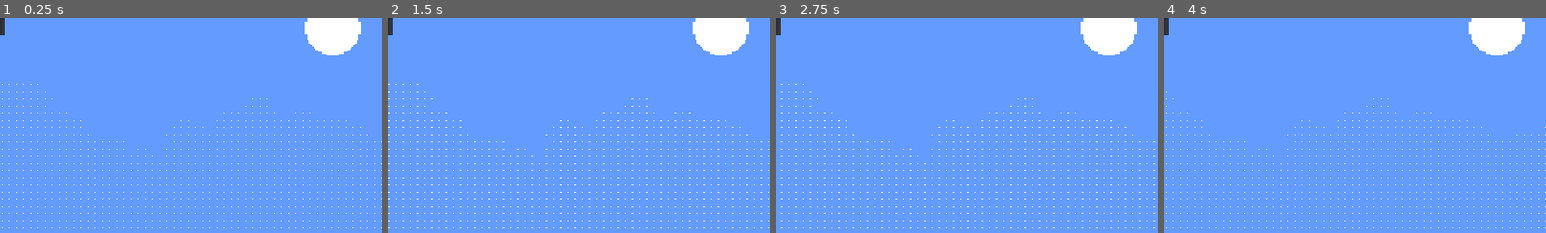
Above: before the commit, frames 1-4 (left to right).
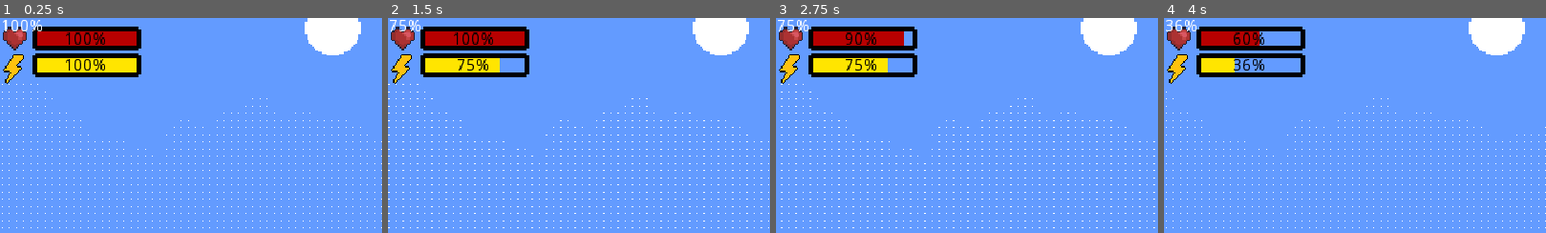
Above: after the commit, the same moments.

Repository: pixelmaster909/SURVIVE
Game: Godot game, scene res://Node2D.tscn
The game is run twice, just before and just after one commit, with the same random seed, the same clock (stepped at 60 frames per second) and the same inputs. The engine's default icon, where the game draws it, is replaced by a stand-in: a white triangle on a blue panel in a dark square.
Inputs (mouse positions are % of the whole screen's width and height, from its top left):
- Up to frame 1 (0.25 s): no input
- Up to frame 2 (1.5 s): move the mouse to (72, 45) at 0.52 s; hold F (block) 0.53-1.28 s; hold D (right) from 0.53 s (still down); tap Space (jump) at 0.77 s; tap Shift (roll) at 0.8, 1.35 s; tap Enter at 1.25 s; move the mouse to (30, 55) at 1.27 s
- Up to frame 3 (2.75 s): tap Space (jump) at 1.52 s; tap J at 1.55 s; move the mouse to (60, 28) at 2.02 s; release D (right) at 2.03 s; hold A (left) from 2.03 s (still down); hold J from 2.03 s (still down); tap H at 2.3 s
- Up to frame 4 (4 s): move the mouse to (45, 70) at 2.77 s; release A (left) at 2.78 s; release J at 2.78 s; hold D (right) from 2.78 s (still down); tap H at 2.85 s; tap Space (jump) at 3.02, 3.77 s; tap F (block) at 3.05 s; move the mouse to (80, 65) at 3.52 s; hold F (block) from 3.53 s (still down); tap Shift (roll) at 3.8 s
The pictures show only the part of the screen within x 0-50%, y 0-50%; the shares and areas given below are measured in that part.

The runs differ from the first frame. In frame 1, 7.4% of the frame differs, in the area x 0-37%, y 0-31%; in frame 2, 6.9%; in frame 3, 6.8%; in frame 4, 5.7%.
Error before the commit: Invalid set index 'max_value' (on base: 'null instance') with value of type 'int'. (res://HUD.gd:9)

Commit message:
added an actually working stamina and health bar

Diff:
--- /dev/null
+++ b/DamageIndicator.gd
@@ -0,0 +1,15 @@
+extends Label
+
+func _ready():
+	# Setup the animation
+	var tween = $Tween
+	var target_pos = rect_position + Vector2(rand_range(-20, 20), -50) # Float up and slightly random
+
+	# Animate position (Floating up)
+	tween.interpolate_property(self, "rect_position", rect_position, target_pos, 0.5, Tween.TRANS_QUART, Tween.EASE_OUT)
+	# Animate transparency (Fading out)
+	tween.interpolate_property(self, "modulate:a", 1.0, 0.0, 0.5, Tween.TRANS_LINEAR, Tween.EASE_IN, 0.2)
+
+	tween.start()
+	yield(tween, "tween_all_completed")
+	queue_free() # Delete itself when done
--- a/HUD.gd
+++ b/HUD.gd
@@ -6,14 +6,16 @@
 
 func _ready():
 	# Set the max values based on player stats
-	health_bar.max_value = 100
-	stamina_bar.max_value = 100
+	#health_bar.max_value = 100
+	#stamina_bar.max_value = 100
 
 	# Initialize the bars at full
-	health_bar.value = 100
-	stamina_bar.value = 100
+	#health_bar.value = 100
+	#stamina_bar.value = 100
+	pass
 
 # Call this from your player script
 func update_ui(current_hp, current_stamina):
-	health_bar.value = current_hp
-	stamina_bar.value = current_stamina
+	#health_bar.value = current_hp
+	#stamina_bar.value = current_stamina
+	pass
--- /dev/null
+++ b/HealthUI.gd
@@ -0,0 +1,22 @@
+extends Control
+
+onready var bar = $TextureRect/ProgressBar
+onready var label = $TextureRect/Label
+
+func _ready():
+	var player = get_tree().get_nodes_in_group("player")[0]
+
+	# Use the variables we defined in Player.gd
+	bar.max_value = player.max_health
+	bar.value = player.health
+
+	player.connect("health_changed", self, "_on_health_changed")
+	_update_label(player.health)
+
+func _on_health_changed(new_health):
+	bar.value = new_health
+	_update_label(new_health)
+
+func _update_label(val):
+	var percent = (float(val) / bar.max_value) * 100
+	label.text = str(stepify(percent, 1)) + "%"
--- a/Node2D.tscn
+++ b/Node2D.tscn
@@ -12,9 +12,14 @@
 [ext_resource path="res://assets/backgrounds/background 1/4.png" type="Texture" id=10]
 [ext_resource path="res://assets/backgrounds/background 1/2.png" type="Texture" id=11]
 [ext_resource path="res://icon.png" type="Texture" id=12]
+[ext_resource path="res://HealthUI.gd" type="Script" id=13]
+[ext_resource path="res://assets/Health&Stamina/Red/Border.png" type="Texture" id=14]
 [ext_resource path="res://assets/backgrounds/background 1/3.png" type="Texture" id=15]
 [ext_resource path="res://assets/backgrounds/background 1/6.png" type="Texture" id=16]
+[ext_resource path="res://assets/Tiny RPG Character Asset Pack v1.03 -Free Soldier&Orc/hearts.png" type="Texture" id=17]
 [ext_resource path="res://HUD.gd" type="Script" id=18]
+[ext_resource path="res://StaminaUI.gd" type="Script" id=19]
+[ext_resource path="res://assets/Tiny RPG Character Asset Pack v1.03 -Free Soldier&Orc/pixil-frame-0(2).png" type="Texture" id=20]
 
 [sub_resource type="Animation" id=1]
 resource_name = "GoToNight"
@@ -242,6 +247,30 @@
 
 [sub_resource type="RectangleShape2D" id=3]
 
+[sub_resource type="StyleBoxFlat" id=5]
+bg_color = Color( 0.721569, 0, 0, 1 )
+
+[sub_resource type="StyleBoxFlat" id=6]
+bg_color = Color( 0.6, 0.6, 0.6, 0 )
+
+[sub_resource type="AtlasTexture" id=7]
+atlas = ExtResource( 17 )
+region = Rect2( 1, 2, 14, 13 )
+
+[sub_resource type="AtlasTexture" id=8]
+atlas = ExtResource( 14 )
+region = Rect2( 95, 20, 50, 9 )
+
+[sub_resource type="StyleBoxFlat" id=9]
+bg_color = Color( 1, 0.898039, 0, 1 )
+
+[sub_resource type="StyleBoxFlat" id=10]
+bg_color = Color( 0.6, 0.6, 0.6, 0 )
+
+[sub_resource type="AtlasTexture" id=11]
+atlas = ExtResource( 14 )
+region = Rect2( 95, 20, 50, 9 )
+
 [node name="Node2D" type="Node2D"]
 
 [node name="ParallaxBackground" type="ParallaxBackground" parent="."]
@@ -359,14 +388,85 @@
 layer = 100
 script = ExtResource( 18 )
 
-[node name="Control" type="Control" parent="HUD"]
+[node name="HealthUI" type="Control" parent="HUD"]
 margin_right = 40.0
 margin_bottom = 40.0
-
-[node name="HealthBar" type="ProgressBar" parent="HUD/Control"]
-margin_right = 4.0
+script = ExtResource( 13 )
+
+[node name="TextureRect" type="TextureRect" parent="HUD/HealthUI"]
+margin_right = 40.0
+margin_bottom = 40.0
+expand = true
+
+[node name="ProgressBar" type="ProgressBar" parent="HUD/HealthUI/TextureRect"]
+margin_left = 27.0
+margin_top = 11.0
+margin_right = 116.0
+margin_bottom = 25.0
+custom_colors/font_color = Color( 0, 0, 0, 1 )
+custom_colors/font_color_shadow = Color( 0, 0, 0, 1 )
+custom_styles/fg = SubResource( 5 )
+custom_styles/bg = SubResource( 6 )
+step = 1.0
+
+[node name="TextureRect" type="TextureRect" parent="HUD/HealthUI/TextureRect/ProgressBar"]
+margin_left = -25.0
+margin_top = -4.0
+margin_right = -5.0
+margin_bottom = 16.0
+texture = SubResource( 7 )
+expand = true
+
+[node name="TextureRect2" type="TextureRect" parent="HUD/HealthUI/TextureRect/ProgressBar"]
+margin_top = -4.0
+margin_right = 91.0
+margin_bottom = 16.0
+texture = SubResource( 8 )
+expand = true
+
+[node name="Label" type="Label" parent="HUD/HealthUI/TextureRect"]
+visible = false
+margin_left = 2.0
+margin_top = 10.0
+margin_right = 42.0
+margin_bottom = 24.0
+custom_colors/font_color = Color( 0, 0, 0, 1 )
+text = "100%"
+
+[node name="StaminaUI" type="Control" parent="HUD"]
+margin_right = 40.0
+margin_bottom = 40.0
+script = ExtResource( 19 )
+
+[node name="TextureRect" type="TextureRect" parent="HUD/StaminaUI"]
+margin_right = 40.0
+margin_bottom = 40.0
+
+[node name="ProgressBar" type="ProgressBar" parent="HUD/StaminaUI/TextureRect"]
+margin_left = 27.0
+margin_top = 33.0
+margin_right = 116.0
+margin_bottom = 47.0
+custom_colors/font_color = Color( 0, 0, 0, 1 )
+custom_styles/fg = SubResource( 9 )
+custom_styles/bg = SubResource( 10 )
+step = 1.0
+
+[node name="TextureRect" type="TextureRect" parent="HUD/StaminaUI/TextureRect/ProgressBar"]
+margin_left = -35.0
+margin_top = -10.0
+margin_right = 5.0
+margin_bottom = 30.0
+texture = ExtResource( 20 )
+expand = true
+
+[node name="TextureRect2" type="TextureRect" parent="HUD/StaminaUI/TextureRect/ProgressBar"]
+margin_top = -4.0
+margin_right = 91.0
+margin_bottom = 16.0
+texture = SubResource( 11 )
+expand = true
+
+[node name="Label" type="Label" parent="HUD/StaminaUI/TextureRect"]
+margin_right = 40.0
 margin_bottom = 14.0
-
-[node name="StaminaBar" type="ProgressBar" parent="HUD/Control"]
-margin_right = 4.0
-margin_bottom = 14.0
--- /dev/null
+++ b/StaminaUI.gd
@@ -0,0 +1,21 @@
+extends Control
+
+onready var bar = $TextureRect/ProgressBar
+onready var label = $TextureRect/Label
+
+func _ready():
+	var player = get_tree().get_nodes_in_group("player")[0]
+
+	bar.max_value = player.max_stamina
+	bar.value = player.stamina
+
+	player.connect("stamina_changed", self, "_on_stamina_changed")
+	_update_label(player.stamina)
+
+func _on_stamina_changed(new_stamina):
+	bar.value = new_stamina
+	_update_label(new_stamina)
+
+func _update_label(val):
+	var percent = (float(val) / bar.max_value) * 100
+	label.text = str(stepify(percent, 1)) + "%"
--- a/player.gd
+++ b/player.gd
@@ -1,4 +1,8 @@
 extends KinematicBody2D
+
+# --- SIGNALS ---
+signal health_changed(current)
+signal stamina_changed(current)
 
 # --- EXPORT VARIABLES ---
 export var attack_max_speed = 50
@@ -17,6 +21,14 @@
 onready var health_regen_timer = $HealthRegenTimer
 
 # --- VARIABLES ---
+var max_health2 = 100.0
+var health2 = 100.0
+var max_stamina2 = 100.0
+var stamina2 = 100.0
+var max_stamin = 100 # not stamina cuz max_stamina already is a variable
+var current_stamina = 100
+var max_hp = 100
+var current_hp = 100
 var health = 100
 var max_health = 100
 var health_regen = 1.0
@@ -61,11 +73,13 @@
 	if stamina_regen_timer.is_stopped() and stamina < max_stamina and not is_rolling:
 		stamina += stamina_regen * delta
 		stamina = clamp(stamina, 0, max_stamina)
+		emit_signal("stamina_changed", stamina)
 
 	# 2.5 HEALTH REGEN
 	if health_regen_timer.is_stopped() and health < max_health:
 		health += health_regen * delta
 		health = clamp(health, 0, max_health)
+		emit_signal("health_changed", health)
 
 
 	# 3. MOVEMENT & INPUT GATE
@@ -137,6 +151,8 @@
 	if stamina >= 25:
 		hit_during_this_dash = [] # Clear the list so we can hit enemies again
 		stamina -= 25
+		emit_signal("stamina_changed", stamina)
+		ui.update_ui(health, stamina) # Using your existing UI variable
 		stamina_regen_timer.start(REGEN_DELAY)
 		is_rolling = true
 
@@ -216,6 +232,8 @@
 		return
 
 	health -= amount
+	emit_signal("health_changed", health)
+	ui.update_ui(health, stamina) # Using your existing UI variable
 	print("Player health: ", health)
 
 	if health >= 0:
--- a/project.godot
+++ b/project.godot
@@ -12,7 +12,7 @@
 
 config/name="SURVIVE"
 run/main_scene="res://Node2D.tscn"
-boot_splash/image="res://assets/backgrounds/background 1/orig.png"
+boot_splash/image="res://assets/pixil-frame-0(4).png"
 config/icon="res://icon.png"
 
 [display]
Not shown: 1 places in Node2D.tscn that only renumber resources
Binary file added: assets/Tiny RPG Character Asset Pack v1.03 -Free Soldier&Orc/pixil-frame-0(1).png
Not shown, added: assets/Tiny RPG Character Asset Pack v1.03 -Free Soldier&Orc/pixil-frame-0(1).png.import
Binary file added: assets/Tiny RPG Character Asset Pack v1.03 -Free Soldier&Orc/pixil-frame-0(2).png
Not shown, added: assets/Tiny RPG Character Asset Pack v1.03 -Free Soldier&Orc/pixil-frame-0(2).png.import
Binary file added: assets/Tiny RPG Character Asset Pack v1.03 -Free Soldier&Orc/pixil-frame-0.png
Not shown, added: assets/Tiny RPG Character Asset Pack v1.03 -Free Soldier&Orc/pixil-frame-0.png.import
Binary file added: assets/pixil-frame-0(4).png
Not shown, added: assets/pixil-frame-0(4).png.import
